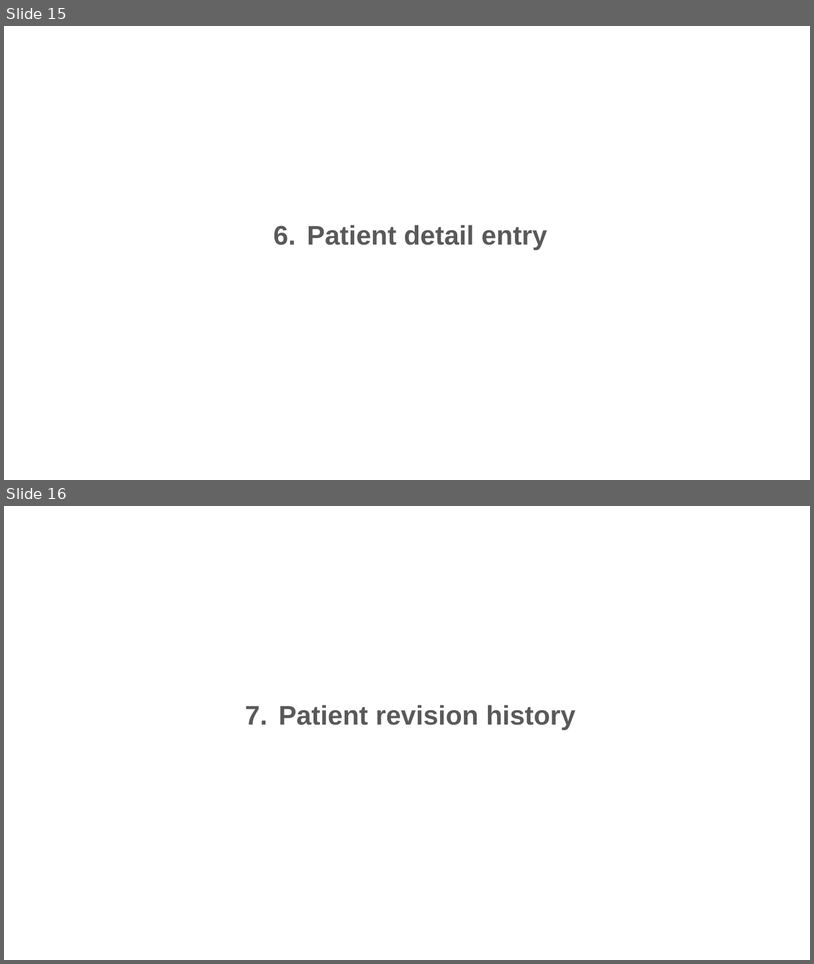
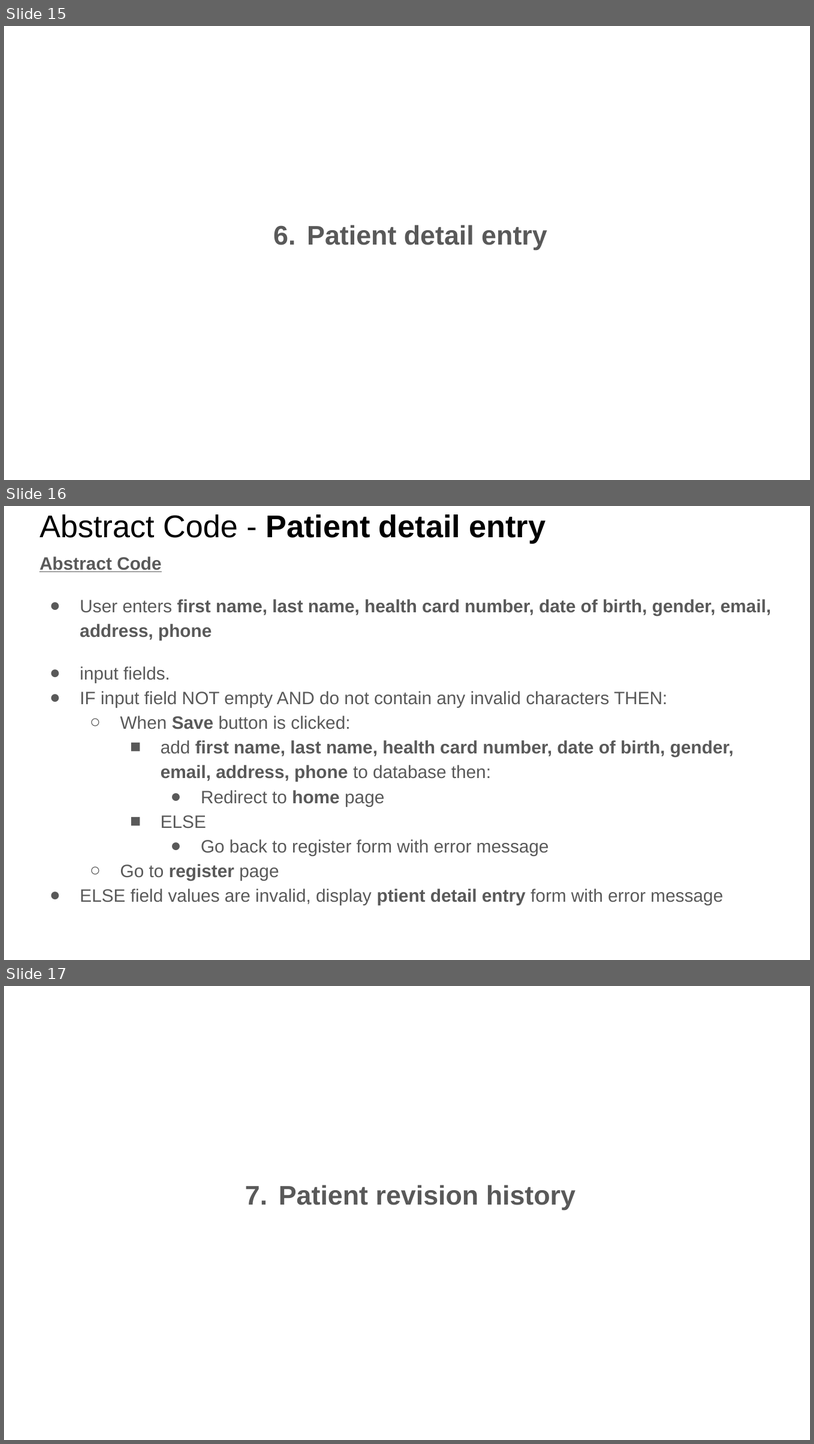
Before and after one commit to siuwafong/FS1030_group_assignment, a slide deck: diagrams/phase2/FS1030 - Phase 2 - Abstract SQL.pptx. Shown one above the other, each under a label of ours: slides 15 and 16 before the commit, slides 15, 16 and 17 after it. The pictures are 814x964 and 814x1444 pixels, drawn with LibreOffice and Linux fonts; fonts in the diff are those of the drawing. Boxes give left, top, right and bottom in pixels: in the first picture for what was removed or moved away, otherwise in the second. Text is boxed around its words. In the diff, an @@ line names an element or a change of style, - is before the commit and + after.

```diff
--- a/diagrams/phase2/FS1030 - Phase 2 - Abstract SQL.pptx
+++ b/diagrams/phase2/FS1030 - Phase 2 - Abstract SQL.pptx
@@ slide 16 added at bbox=[4, 506, 810, 960], background #FFFFFF @@
@@ title added at bbox=[39, 514, 546, 543], 28 pt, text #000000, bold @@
+Abstract Code - Patient detail entry
@@ text added at bbox=[39, 556, 771, 905], 16 pt, text #595959 @@
+Abstract Code
+● User enters first name, last name, health card number, date of birth, gender, email, address, phone
+● input fields.
+● IF input field NOT empty AND do not contain any invalid characters THEN:
+  ○ When Save button is clicked:
+    ■ add first name, last name, health card number, date of birth, gender, email, address, phone to database then:
+      ● Redirect to home page
+    ■ ELSE
+      ● Go back to register form with error message
+  ○ Go to register page
+● ELSE field values are invalid, display ptient detail entry form with error message
@@ what was slide 16 is now slide 17 @@
```
Also in this commit, not shown: 1 other slide added, 8 other files.
